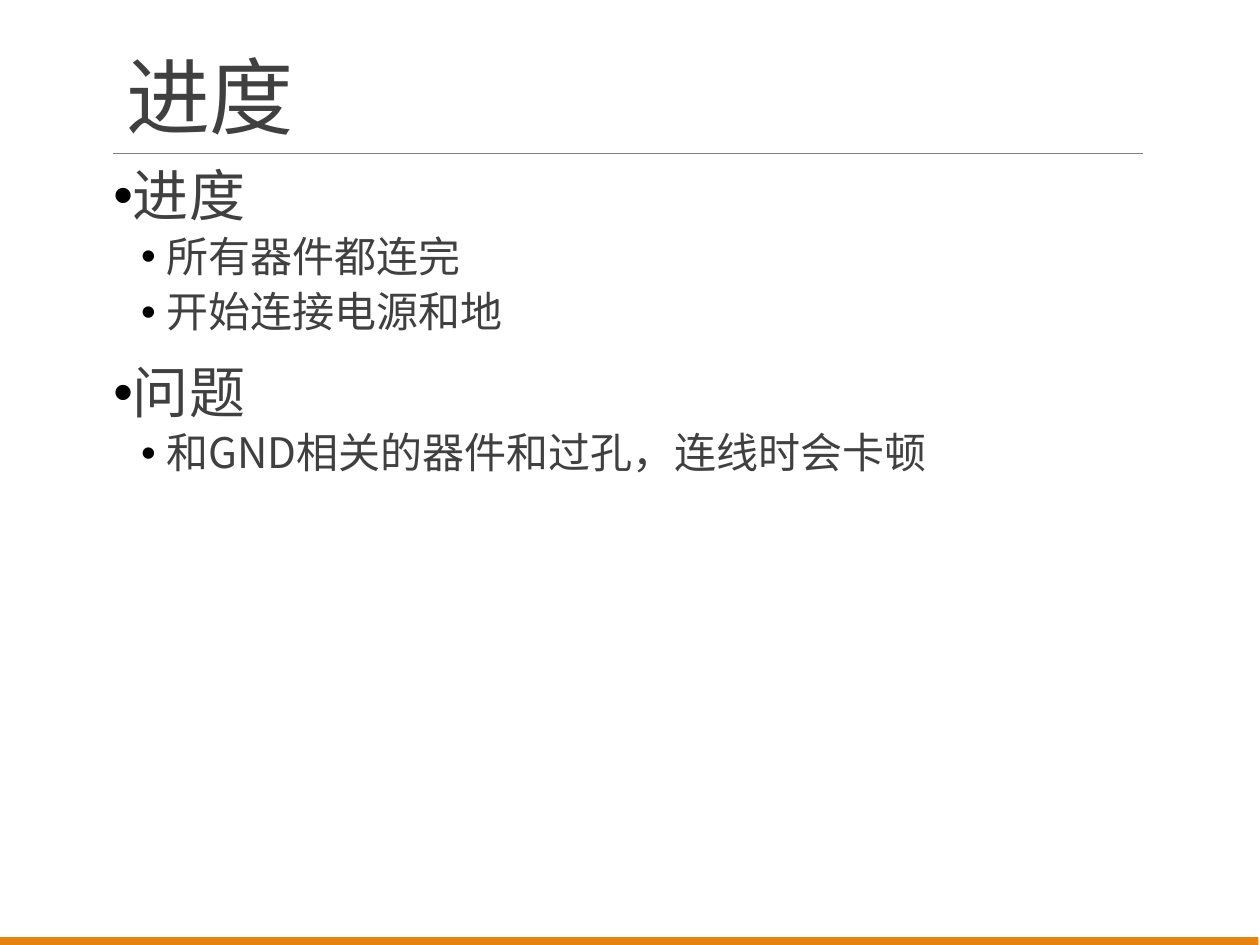
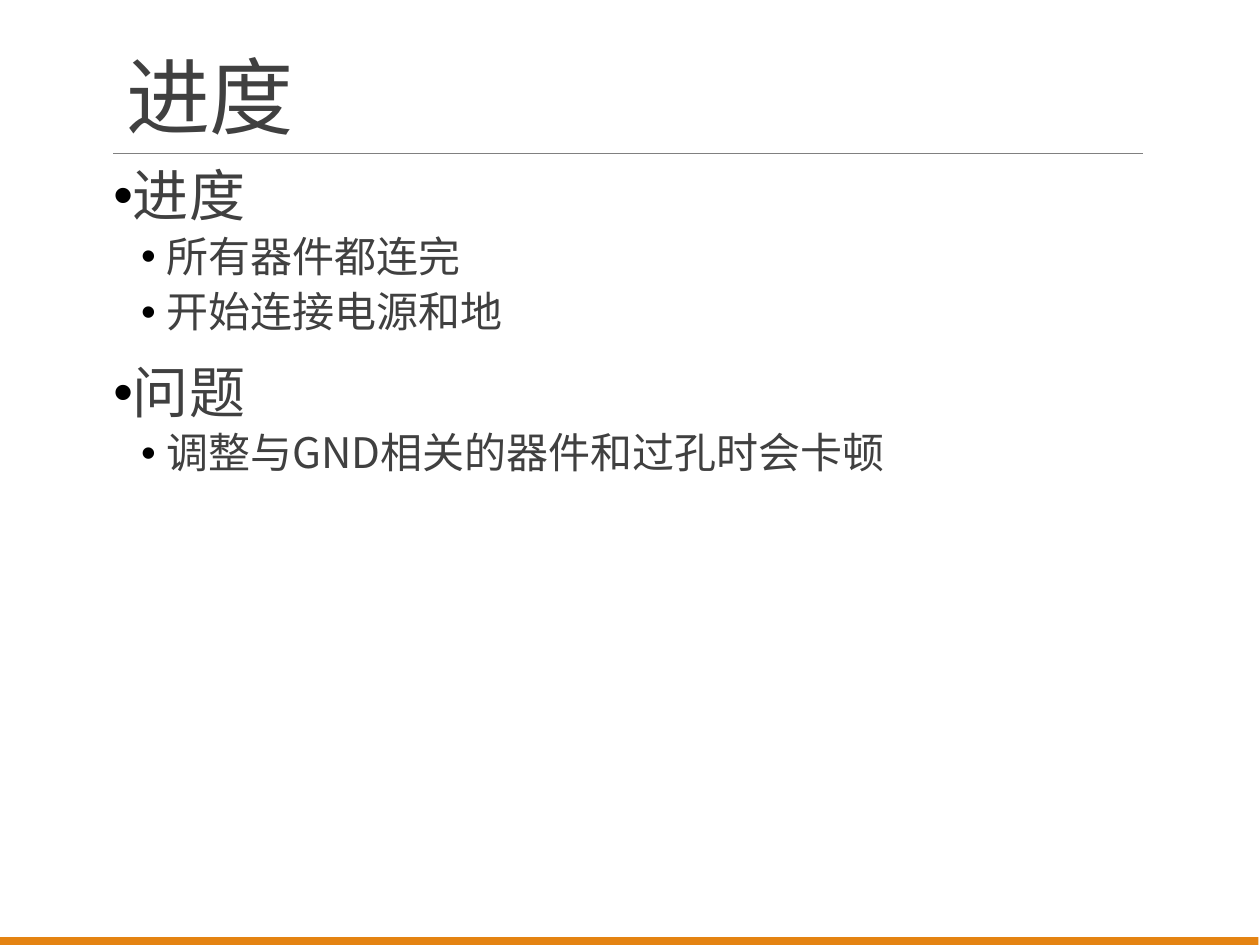
Before and after one commit to wyu0725/SDHCAL_DAQ, a slide deck: slide 7 of Slides/SDHCALReport20180103.pptx. Drawn at 1260x945 pixels with LibreOffice and Linux fonts; fonts in the diff are those of the drawing. Boxes give left, top, right and bottom in pixels: in the first picture for what was removed or moved away, otherwise in the second. Text is boxed around its words. In the diff, an @@ line names an element or a change of style, - is before the commit and + after.

```diff
--- a/Slides/SDHCALReport20180103.pptx
+++ b/Slides/SDHCALReport20180103.pptx
@@ text at [166,432,884,472]: text changed @@
-  • 和GND相关的器件和过孔，连线时会卡顿
+  • 调整与GND相关的器件和过孔时会卡顿
```
Also in this commit, not shown: 4 other slides changed.
